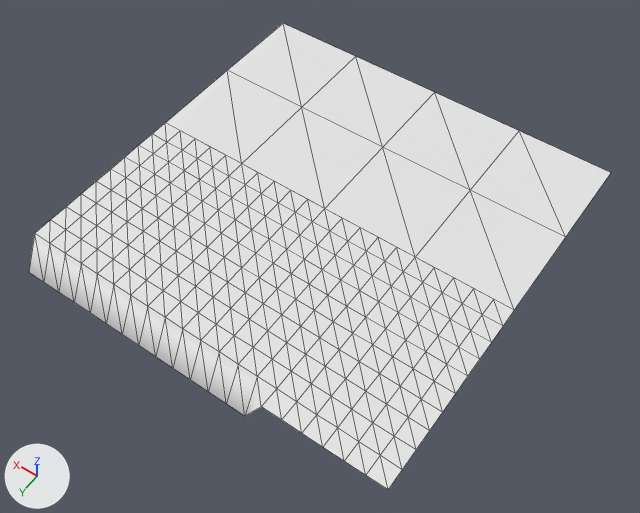
Two versions of the OBJ model models/areas/town/cobble_-2_-1.obj, one commit apart.
Rendered twice from a camera (50 mm lens) standing at (-50.4, 35.8, 34.7) and looking at (-33.5, 12.1, -2.5). The lights are fixed; the arrows at lower left show +X, +Y and +Z. The first picture is the older version. Mesh edges are drawn as thin lines. Where no turn or scale is listed for an object, it has been applied to the vertices. Vertices at exactly the same position are counted once.

Objects in the first picture: 'cobble_-2_-1'.
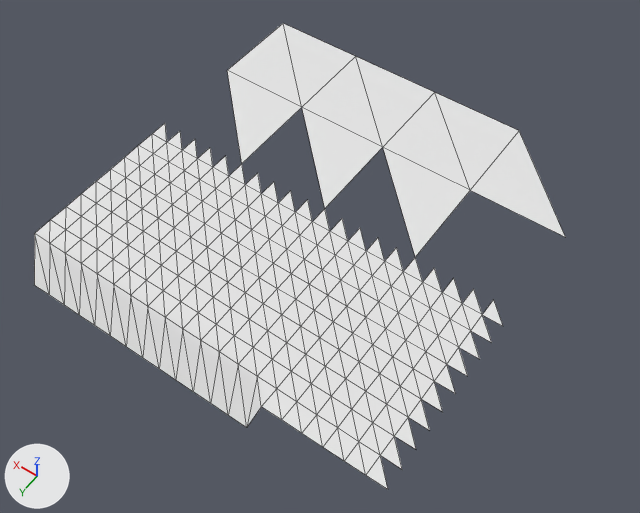
Location of each change, [x1, y1, x2, y2] in pixels of the pictures (640 x 513 px; the box of a moved part takes in the faces that stretch with it):
```json
{"object": "cobble_-2_-1", "change": "reshaped", "before": [29, 23, 611, 489], "after": [34, 23, 565, 489], "on screen": "9% narrower"}
{"part": 1, "of": "me_cobble__2__1", "change": "moved or reshaped", "before": [29, 71, 611, 489], "after": [34, 234, 261, 427]}
```

Edits to the scene script, one JSON object a line:
```json
{"block": "me_cobble__2__1", "where": "# used by ob_cobble__2__1; location = (0.0, 0.0, 0.0)"}
{"op": "remove", "block": "me_cobble__2__1", "code": "me_cobble__2__1.from_pydata(...)  # 241 vertices, 416 faces; spans x -44.0..-22.0, y 0.0..22.0, z -2.1..0.0"}
{"op": "add", "block": "me_cobble__2__1", "code": "me_cobble__2__1.from_pydata(...)  # 239 vertices, 381 faces; spans x -44.0..-22.0, y 0.0..22.0, z -3.2..0.0"}
{"block": "me_cobble__2__1", "change": "me_cobble__2__1 part 1"}
{"block": "me_cobble__2__1", "change": "2 vertices are removed from x -44.0, y 0.0..11.0, z 0.0"}
{"block": "me_cobble__2__1", "change": "35 faces are deleted"}
{"block": "me_cobble__2__1", "change": "14 vertices in x -36.3..-22.0, y 22.0, z -2.1 move by (0.0, 0.0, -1.1)"}
```
